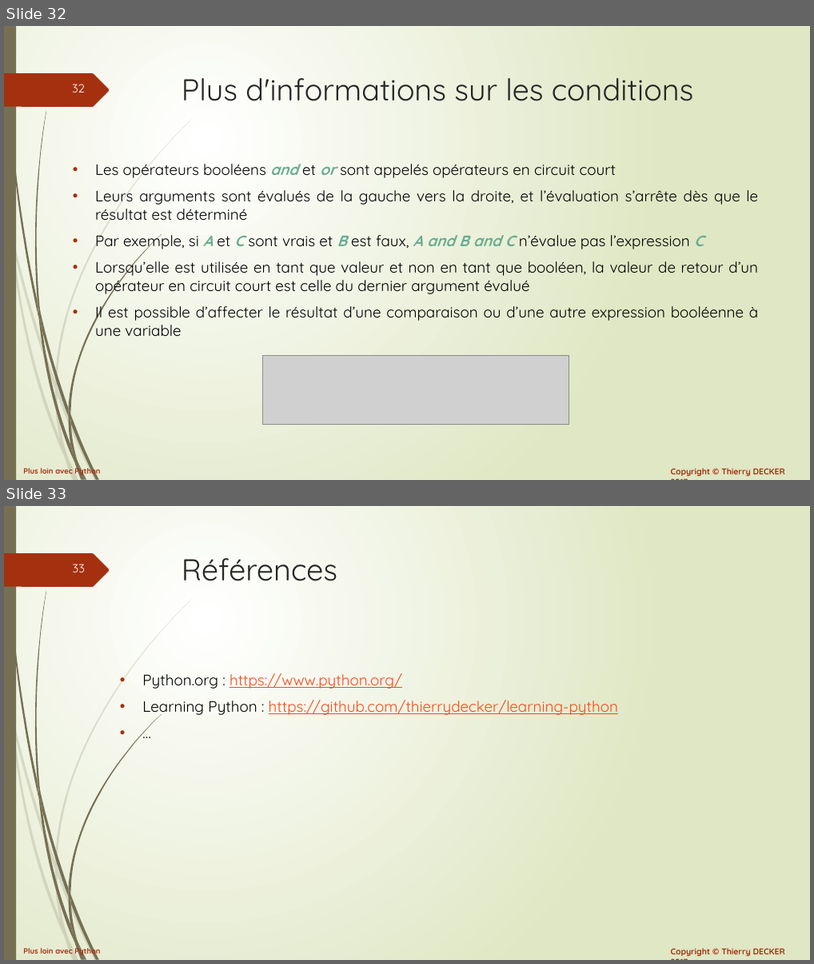
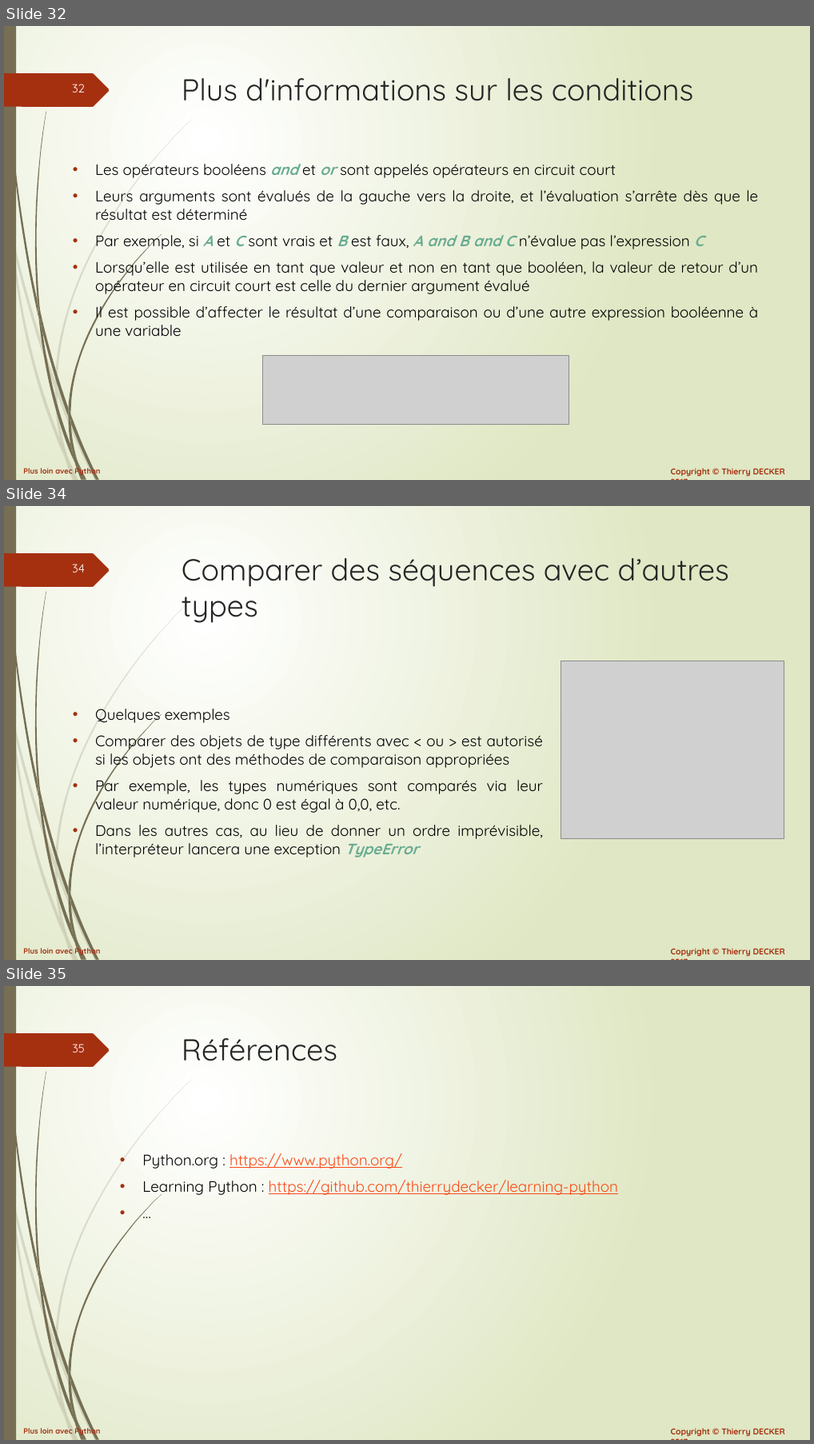
Before and after one commit to VikmanTheRacoon/learning-python, a slide deck: documentations/python-102.pptx. Shown one above the other, each under a label of ours: slides 32 and 33 before the commit, slides 32, 34 and 35 after it; the slides between them are not shown. The pictures are 814x964 and 814x1444 pixels, drawn with LibreOffice and Linux fonts; fonts in the diff are those of the drawing; grey boxes stand for pictures. Boxes give left, top, right and bottom in pixels: in the first picture for what was removed or moved away, otherwise in the second. Text is boxed around its words. In the diff, an @@ line names an element or a change of style, - is before the commit and + after.

```diff
--- a/documentations/python-102.pptx
+++ b/documentations/python-102.pptx
@@ slide 34 added at bbox=[4, 506, 810, 960], background gradient #FFFFFF to #DFE8C4; not listed: 27 template elements that a slide beside it also shows @@
@@ title added at bbox=[182, 558, 730, 623], 36 pt, text #262626 @@
+Comparer des séquences avec d’autres types
@@ picture added at bbox=[561, 661, 785, 838] @@
@@ text added at bbox=[95, 708, 543, 857], 18 pt, text #000000 @@
+• Quelques exemples
+• Comparer des objets de type différents avec < ou > est autorisé si les objets ont des méthodes de comparaison appropriées
+• Par exemple, les types numériques sont comparés via leur valeur numérique, donc 0 est égal à 0,0, etc.
+• Dans les autres cas, au lieu de donner un ordre imprévisible, l’interpréteur lancera une exception TypeError
@@ what was slide 33 is now slide 35 @@
@@ page number at bbox=[72, 1044, 85, 1052]: text changed @@
-33
+35
```
Also in this commit, not shown: 3 slides changed, 1 other slide added, 1 other file.
